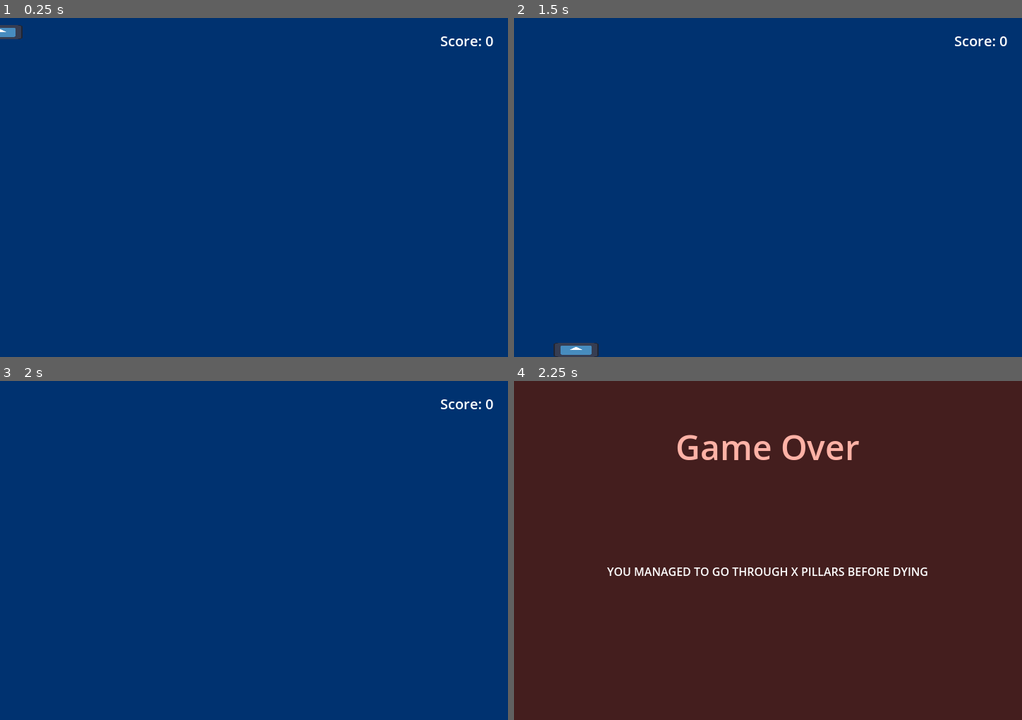
Above: before the commit, frames 1-4 (two rows, left to right).
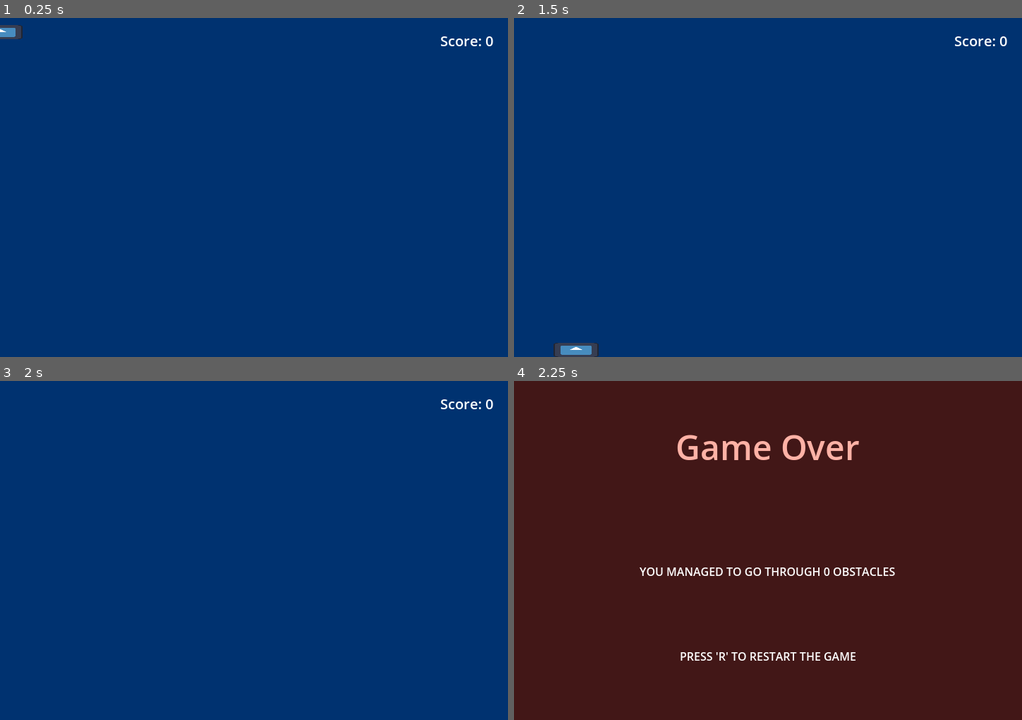
Above: after the commit, the same moments.

Repository: KreaeTerra/Proppy-Plane
Game: Godot game, scene res://scenes/world.tscn
Same seed, same stepped clock (60 frames per second), same inputs: the game is played once before the commit and once after it. The engine's default icon, where the game draws it, is replaced by a stand-in: a white triangle on a blue panel in a dark square.
Inputs:
- Up to frame 1 (0.25 s): no input
- Up to frame 2 (1.5 s): hold Right (ui_right) 0.53-1.28 s; hold Left (ui_left) from 1.28 s (still down)
- Up to frame 3 (2 s): keep holding Left (ui_left)
- Up to frame 4 (2.25 s): tap Enter at 2 s; release Left (ui_left) at 2.03 s; hold Right (ui_right) from 2.03 s (still down)

Frames 1-3 are identical in both runs. In frame 4, 1.4% of the frame differs, in the area x 18-82%, y 55-83%.

Commit message:
Change game over scene type from Control to CanvasLayer so it can layer properly in World

Diff:
--- a/scenes/game_over_screen.tscn
+++ b/scenes/game_over_screen.tscn
@@ -2,26 +2,20 @@
 
 [ext_resource type="Script" path="res://scripts/game_over_screen.gd" id="1_a1t8i"]
 
-[node name="GameOverScreen" type="Control"]
-layout_mode = 3
+[node name="GameOverScreen" type="CanvasLayer"]
+process_mode = 3
+script = ExtResource("1_a1t8i")
+
+[node name="Background" type="ColorRect" parent="."]
+process_mode = 3
 anchors_preset = 15
 anchor_right = 1.0
 anchor_bottom = 1.0
 grow_horizontal = 2
 grow_vertical = 2
-script = ExtResource("1_a1t8i")
-
-[node name="Background" type="ColorRect" parent="."]
-layout_mode = 1
-anchors_preset = 15
-anchor_right = 1.0
-anchor_bottom = 1.0
-grow_horizontal = 2
-grow_vertical = 2
-color = Color(0.243137, 0, 0, 0.6)
+color = Color(0.243137, 0, 0, 0.701961)
 
 [node name="MainText" type="Label" parent="."]
-layout_mode = 0
 offset_top = 30.0
 offset_right = 720.0
 offset_bottom = 158.0
@@ -32,10 +26,25 @@
 vertical_alignment = 1
 
 [node name="ScoreLabel" type="Label" parent="."]
-layout_mode = 0
 offset_top = 180.0
 offset_right = 720.0
 offset_bottom = 360.0
 text = "YOU MANAGED TO GO THROUGH X PILLARS BEFORE DYING"
 horizontal_alignment = 1
 vertical_alignment = 1
+
+[node name="RestartLabel" type="Label" parent="."]
+custom_minimum_size = Vector2(0, 180)
+anchors_preset = 7
+anchor_left = 0.5
+anchor_top = 1.0
+anchor_right = 0.5
+anchor_bottom = 1.0
+offset_left = -125.0
+offset_top = -23.0
+offset_right = 125.0
+grow_horizontal = 2
+grow_vertical = 0
+text = "PRESS 'R' TO RESTART THE GAME"
+horizontal_alignment = 1
+vertical_alignment = 1
